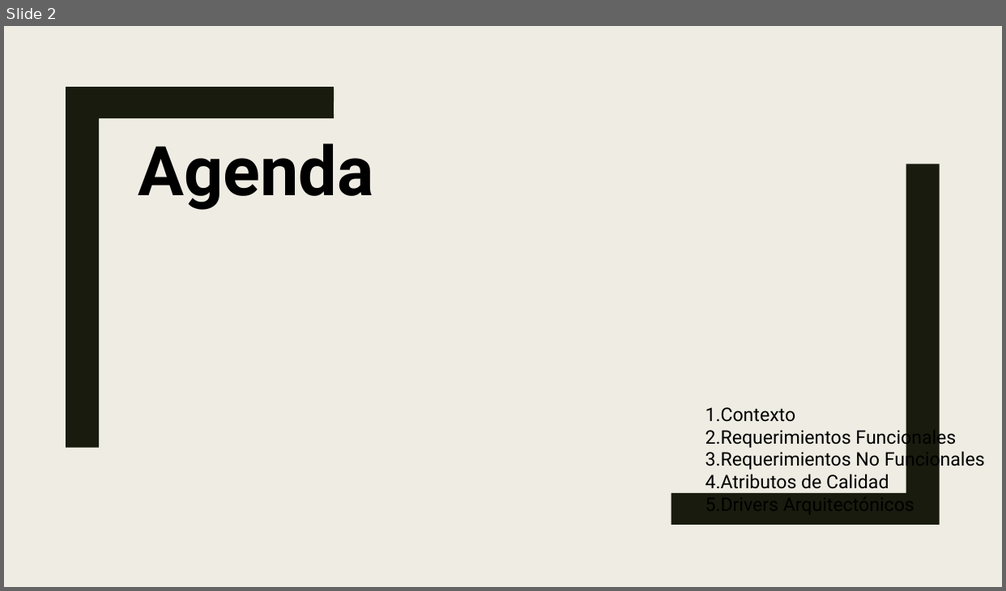
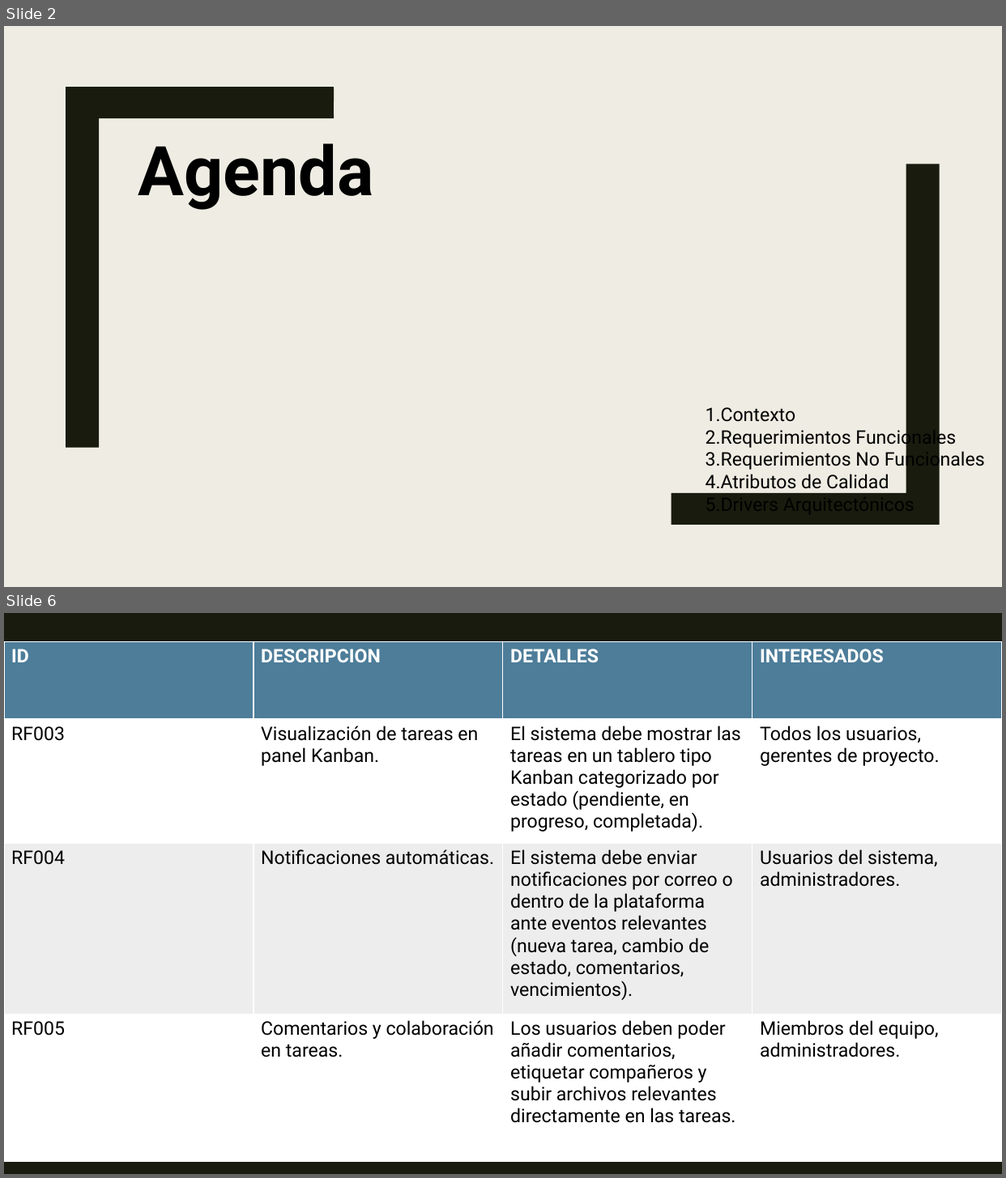
Before and after one commit to Jucer74/SoftwareArchitecture, a slide deck: Project/Context/taskflow.contex.pptx. Shown one above the other, each under a label of ours: slide 2 before the commit, slides 2 and 6 after it; the slides between them are not shown. The pictures are 1006x591 and 1006x1178 pixels, drawn with LibreOffice and Linux fonts; fonts in the diff are those of the drawing. Boxes give left, top, right and bottom in pixels: in the first picture for what was removed or moved away, otherwise in the second. Text is boxed around its words. In the diff, an @@ line names an element or a change of style, - is before the commit and + after.

```diff
--- a/Project/Context/taskflow.contex.pptx
+++ b/Project/Context/taskflow.contex.pptx
@@ slide 6 added at (4,613,1002,1174), background #191B0E @@
@@ table added at (4,642,1001,1162), 4 rows, 4 columns @@
+ID | DESCRIPCION | DETALLES | INTERESADOS
+RF003 | Visualización de tareas en panel Kanban. | El sistema debe mostrar las tareas en un tablero tipo Kanban categorizado por estado (pendiente, en progreso, completada). | Todos los usuarios, gerentes de proyecto.
+RF004 | Notificaciones automáticas. | El sistema debe enviar notificaciones por correo o dentro de la plataforma ante eventos relevantes (nueva tarea, cambio de estado, comentarios, vencimientos). | Usuarios del sistema, administradores.
+RF005 | Comentarios y colaboración en tareas. | Los usuarios deben poder añadir comentarios, etiquetar compañeros y subir archivos relevantes directamente en las tareas. | Miembros del equipo, administradores.
@@ freeform shape added at (671,751,940,1112), fill #EFEDE3 @@
```
Also in this commit, not shown: 2 slides changed, 7 other slides added.
